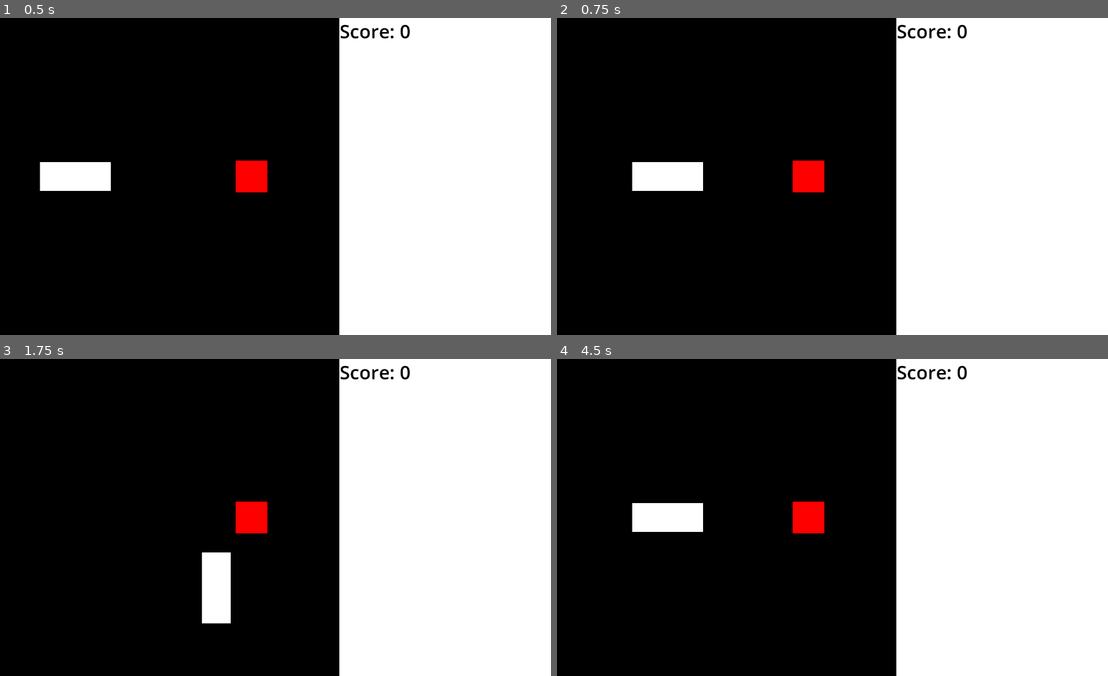
Above: before the commit, frames 1-4 (two rows, left to right).
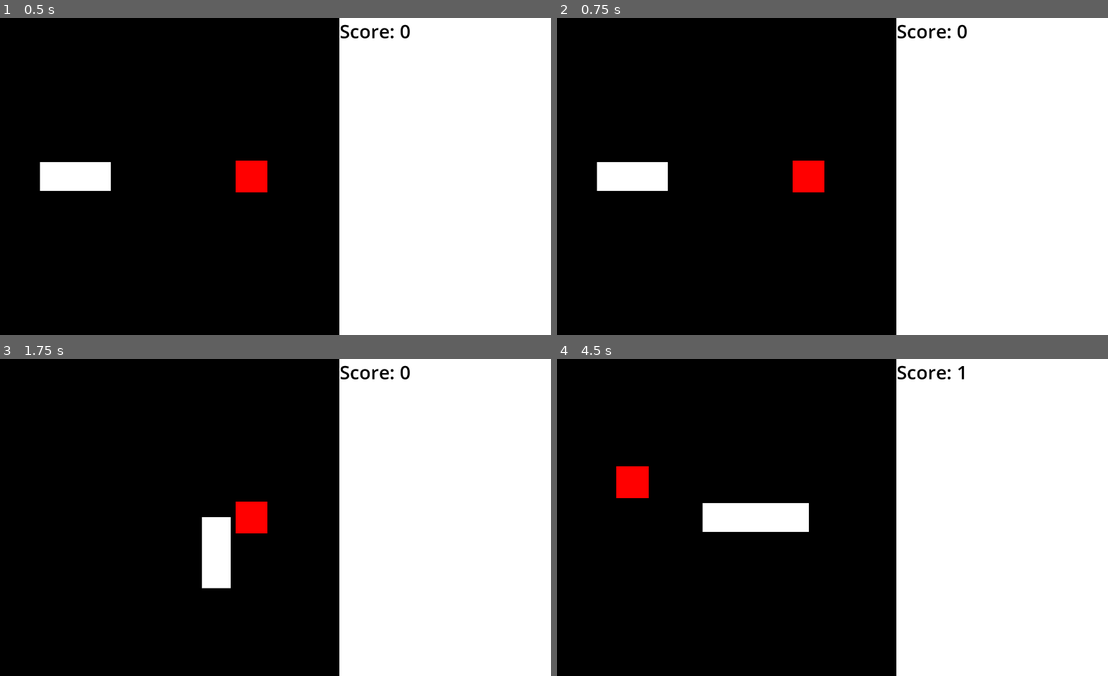
Above: after the commit, the same moments.

Repository: aaronnoyes/snkae2
Game: Godot game, scene res://main.tscn
Two runs of this game, one before a commit and one after it. Both use one fixed random seed, a clock stepped at 60 frames per second and the inputs below.
Inputs:
- Up to frame 1 (0.5 s): no input
- Up to frame 2 (0.75 s): tap Enter (ui_accept) at 0.5, 0.6 s; hold Right (ui_right) from 0.53 s (still down)
- Up to frame 3 (1.75 s): tap Enter (ui_accept) at 0.77, 1.07, 1.35, 1.52 s; release Right (ui_right) at 1.28 s; hold Down (ui_down) from 1.28 s (still down)
- Up to frame 4 (4.5 s): tap Enter (ui_accept) at 1.82, 2.1, 2.85, 3.02, 3.32, 3.6, 3.77, 4.07, 4.35 s; release Down (ui_down) at 2.03 s; hold Right (ui_right) 2.03-2.78 s; hold Up (ui_up) 2.78-3.53 s; hold Left (ui_left) from 3.53 s (still down)

Frame 1 is identical in both runs. In frame 2, 1.2% of the frame differs, in the area x 7-27%, y 45-55%; in frame 3, 1.2%; in frame 4, 3.9%, in the area x 10-75%, y 2-56%.

Commit message:
better game over

Diff:
--- a/game.gd
+++ b/game.gd
@@ -14,6 +14,7 @@
 var input_buffer: Array[Vector2]
 var score: int
 var moving: bool
+var game_over: bool
 
 func _draw() -> void:
 	draw_grid()
@@ -47,9 +48,8 @@
 	hud_background.set_size(hud.size)
 
 
-	if Input.is_anything_pressed():
-		if !moving:
-			resume()
+	if Input.is_action_just_pressed("ui_accept") and game_over:
+		init_game()
 
 	var new_input = null
 
@@ -61,6 +61,9 @@
 		new_input = Vector2(-1, 0)
 	elif Input.is_action_just_pressed("ui_right"):
 		new_input = Vector2(1, 0)
+
+	if !game_over and new_input != null and !moving:
+		resume()
 
 	if new_input != null and input_buffer.size() <= max_buffer_size:
 		var last_input = direction if input_buffer.is_empty() else input_buffer.back()
@@ -78,7 +81,8 @@
 	var new_head = head + direction
 
 	if is_game_over(new_head):
-		init_game()
+		pause()
+		game_over = true;
 		return
 
 	var apple_index = get_point_index(new_head, apples)
@@ -97,6 +101,7 @@
 	score = 0
 	direction = initial_direction
 	input_buffer = []
+	game_over = false
 	init_snake()
 	init_apples()
 
